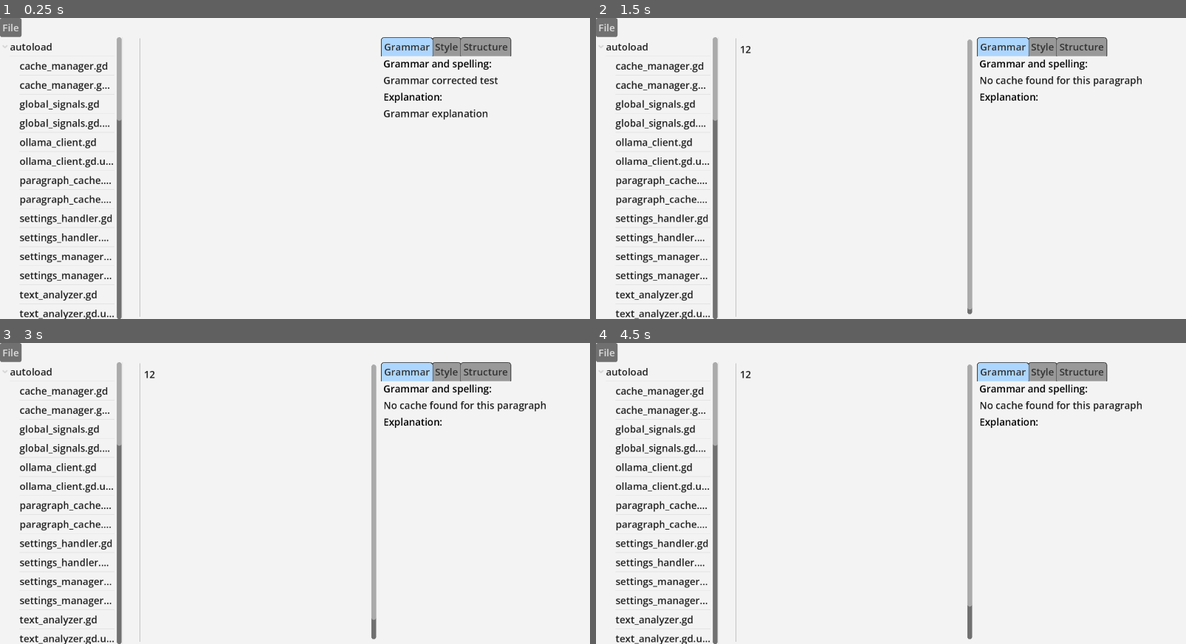
Above: before the commit, frames 1-4 (two rows, left to right).
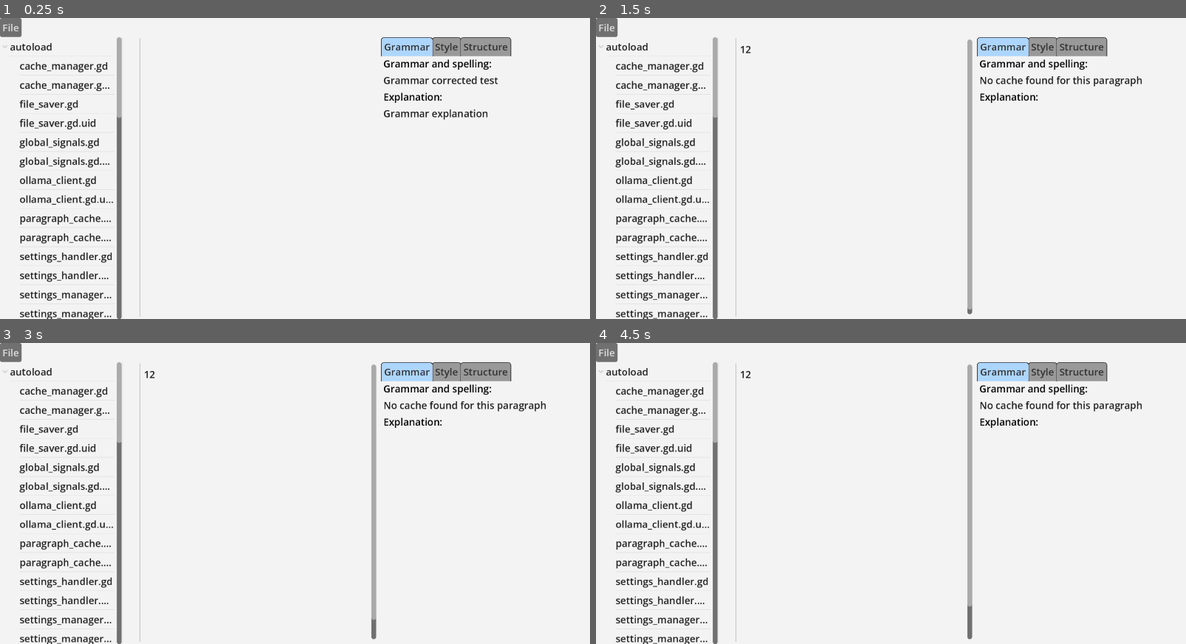
Above: after the commit, the same moments.

Repository: olafjanssen/snorfeld
Game: Godot game, scene res://scenes/editor.tscn
Same seed, same stepped clock (60 frames per second), same inputs: the game is played once before the commit and once after it.
Inputs (mouse positions are in pixels of both pictures, inside the frame that each line leads up to):
- Up to frame 1 (0.25 s): no input
- Up to frame 2 (1.5 s): click (855, 177) at 0.52 s; type "12" at 0.6 s; tap Enter at 1.25 s
- Up to frame 3 (3 s): tap Space at 2 s; tap Enter at 2.75 s
- Up to frame 4 (4.5 s): tap Space at 3.5 s; tap Enter at 4.25 s

The runs differ from the first frame. In frame 1, 2.6% of the frame differs, in the area x 3-21%, y 27-100%; in frame 2, 2.6%; in frame 3, 2.6%; in frame 4, 2.6%.

Commit message:
Add file saving function

Diff:
--- /dev/null
+++ b/autoload/file_saver.gd
@@ -0,0 +1,111 @@
+extends Node
+
+# FileSaver - Handles automatic saving of files with debouncing
+# Implements:
+# - Save when changing editor to another file
+# - Save X seconds after last change (debounced)
+# - Save when application closes
+
+const SAVE_DEBOUNCE_SECONDS: float = 5.0
+
+var current_file_path: String = ""
+var has_unsaved_changes: bool = false
+var is_saving: bool = false
+
+# Map of file paths to their pending save timers
+var pending_saves := {}
+# Map of file paths to their content
+var file_contents := {}
+
+func _ready():
+	# Connect to global signals
+	GlobalSignals.request_save_file.connect(_on_request_save_file)
+	GlobalSignals.file_changed.connect(_on_file_changed)
+	GlobalSignals.request_close_file.connect(_on_request_close_file)
+	GlobalSignals.file_selected.connect(_on_file_selected)
+	GlobalSignals.request_save_all_files.connect(_on_request_save_all_files)
+
+	# Connect to tree signals for application close
+	var root = get_tree().root
+	root.connect("tree_exiting", _on_tree_exiting)
+
+func _on_request_save_file(path: String):
+	_save_file(path)
+
+func _on_file_changed(path: String, content: String):
+	# Mark file as having unsaved changes
+	has_unsaved_changes = true
+	current_file_path = path
+
+	# Store content for later save
+	file_contents[path] = content
+
+	# Debounce the save - reset timer
+	if pending_saves.has(path):
+		pending_saves[path].stop()
+		pending_saves[path].start(SAVE_DEBOUNCE_SECONDS)
+	else:
+		var timer = Timer.new()
+		timer.timeout.connect(_on_debounced_save_timeout.bind(path))
+		add_child(timer)
+		pending_saves[path] = timer
+		timer.start(SAVE_DEBOUNCE_SECONDS)
+
+func _on_debounced_save_timeout(path: String):
+	# Save the file after debounce period
+	if pending_saves.has(path):
+		pending_saves[path].queue_free()
+		pending_saves.erase(path)
+	_save_file(path)
+
+func _on_request_close_file(path: String):
+	# Save file before closing it
+	_save_file(path)
+
+func _on_file_selected(path: String):
+	# Save current file before switching to another
+	if current_file_path != "" and current_file_path != path and has_unsaved_changes:
+		_save_file(current_file_path)
+	current_file_path = path
+
+func _on_request_save_all_files():
+	# Save all files that have pending changes
+	for path in file_contents.keys():
+		_save_file(path)
+
+func _on_tree_exiting():
+	# Request all editors to emit their final content
+	GlobalSignals.request_save_all_files.emit()
+	# Then save all files that have pending changes
+	for path in file_contents.keys():
+		_save_file(path)
+
+func _save_file(path: String):
+	if is_saving:
+		return
+
+	if not FileAccess.file_exists(path):
+		return
+
+	is_saving = true
+	var file = FileAccess.open(path, FileAccess.WRITE)
+	if file == null:
+		is_saving = false
+		return
+
+	# Get content from the map
+	var content = ""
+	if file_contents.has(path):
+		content = file_contents[path]
+
+	if content != "":
+		file.store_string(content)
+		file.close()
+
+		has_unsaved_changes = false
+		file_contents.erase(path)
+		GlobalSignals.file_saved.emit(path)
+
+		print("Saved: ", path)
+
+	is_saving = false
--- a/autoload/global_signals.gd
+++ b/autoload/global_signals.gd
@@ -17,3 +17,13 @@
 signal open_settings
 @warning_ignore("unused_signal")
 signal settings_closed
+@warning_ignore("unused_signal")
+signal request_save_file(path: String)
+@warning_ignore("unused_signal")
+signal file_saved(path: String)
+@warning_ignore("unused_signal")
+signal file_changed(path: String, content: String)
+@warning_ignore("unused_signal")
+signal request_close_file(path: String)
+@warning_ignore("unused_signal")
+signal request_save_all_files
--- a/project.godot
+++ b/project.godot
@@ -24,6 +24,7 @@
 TextAnalyzer="*res://autoload/text_analyzer.gd"
 SettingsManager="*res://autoload/settings_manager.gd"
 SettingsHandler="*res://autoload/settings_handler.gd"
+FileSaver="*res://autoload/file_saver.gd"
 
 [display]
 
@@ -38,6 +39,10 @@
 
 project/assembly_name="snorfeld"
 
+[gui]
+
+theme/custom="uid://o8gx2nmawf21"
+
 [physics]
 
 3d/physics_engine="Jolt Physics"
--- a/scenes/code_edit.gd
+++ b/scenes/code_edit.gd
@@ -6,21 +6,36 @@
 # Map from line number to current hash for that paragraph
 var paragraph_current_hashes := {}
 
+var last_text_hash: String = ""
+
 func _ready():
 	var highlighter = load("res://scripts/markdown_highlighter.gd").new()
 	syntax_highlighter = highlighter
 
 	GlobalSignals.file_selected.connect(_on_file_selected)
 	GlobalSignals.apply_diff_patch.connect(_on_apply_diff_patch)
+	GlobalSignals.request_save_all_files.connect(_on_request_save_all_files)
 	caret_changed.connect(_on_cursor_changed)
+	text_changed.connect(_on_text_changed)
+
+func _on_request_save_all_files():
+	# Emit final file_changed with current content before shutdown
+	if current_file_path != "" and FileAccess.file_exists(current_file_path):
+		GlobalSignals.file_changed.emit(current_file_path, get_text())
 
 func _on_file_selected(path: String):
+	# Save current file before switching
+	if current_file_path != "" and current_file_path != path:
+		GlobalSignals.request_save_file.emit(current_file_path)
+
 	current_file_path = path
 	paragraph_original_hashes = {}
 	paragraph_current_hashes = {}
+	last_text_hash = ""
 	if FileAccess.file_exists(path):
 		var content: String = FileAccess.get_file_as_string(path)
 		set_text(content)
+		last_text_hash = _hash_text(content)
 
 func _on_cursor_changed():
 	var cursor_line := get_caret_line()
@@ -60,6 +75,21 @@
 	var hash_ctx := HashingContext.new()
 	hash_ctx.start(HashingContext.HASH_MD5)
 	hash_ctx.update(paragraph.to_utf8_buffer())
+	var hash_bytes := hash_ctx.finish()
+	return hash_bytes.hex_encode()
+
+func _on_text_changed():
+	# Emit file_changed signal when text changes
+	var current_text = get_text()
+	var current_hash = _hash_text(current_text)
+	if current_hash != last_text_hash:
+		last_text_hash = current_hash
+		GlobalSignals.file_changed.emit(current_file_path, current_text)
+
+func _hash_text(text: String) -> String:
+	var hash_ctx := HashingContext.new()
+	hash_ctx.start(HashingContext.HASH_MD5)
+	hash_ctx.update(text.to_utf8_buffer())
 	var hash_bytes := hash_ctx.finish()
 	return hash_bytes.hex_encode()
 
@@ -140,3 +170,5 @@
 		paragraph_current_hashes[target_line] = _hash_paragraph(current_paragraph)
 		# Re-trigger paragraph selection to update diff display (with same original hash)
 		GlobalSignals.paragraph_selected.emit(original_hash, current_file_path, current_paragraph)
+		# Emit file_changed signal since text was modified
+		GlobalSignals.file_changed.emit(current_file_path, get_text())
Not shown, added: autoload/file_saver.gd.uid
Not shown, changed: TODO.md
